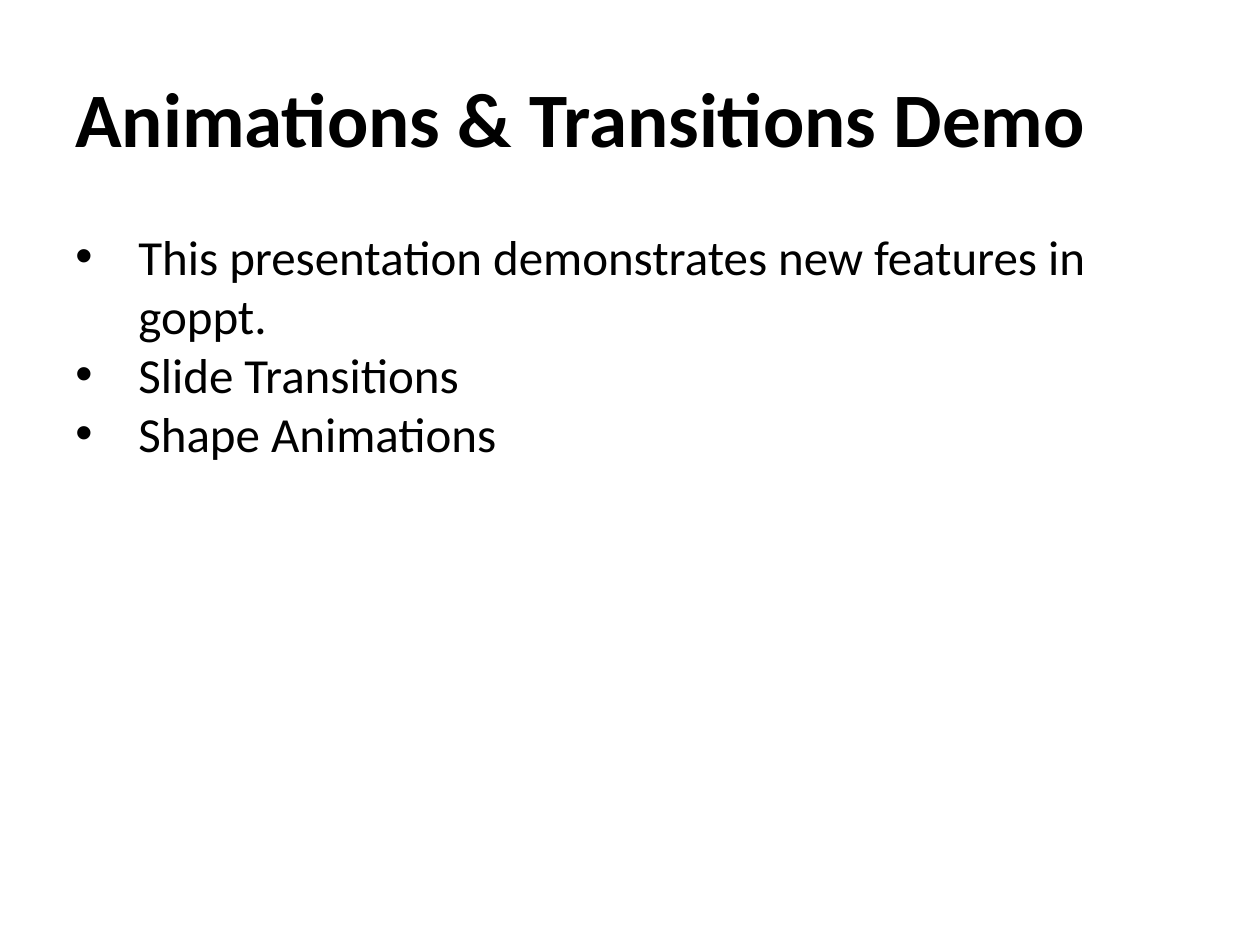
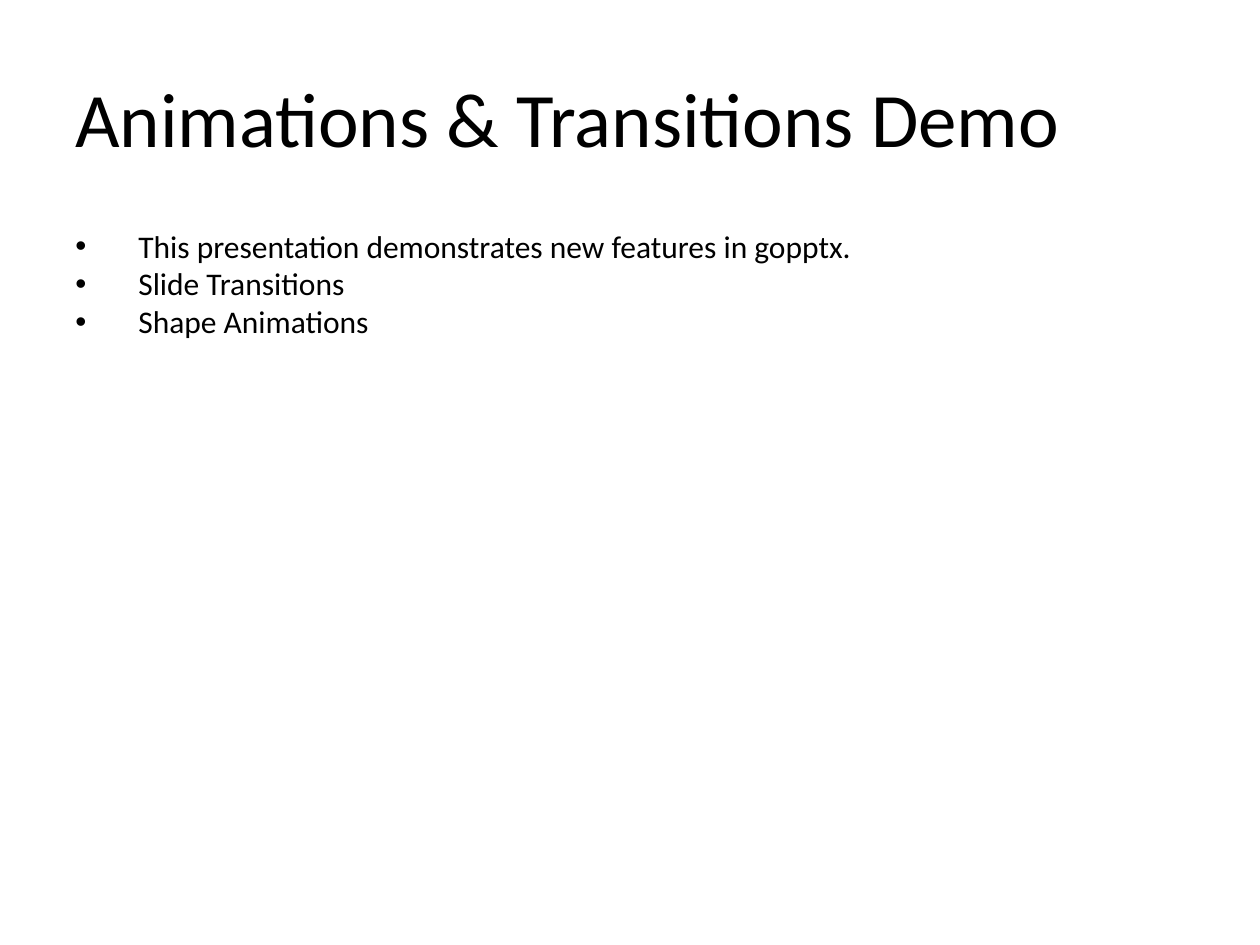
Before and after one commit to djinn-soul/gopptx, a slide deck: slide 1 of smoke_samples/animations.pptx. Drawn at 1260x945 pixels with LibreOffice and Linux fonts; fonts in the diff are those of the drawing. Boxes give left, top, right and bottom in pixels: in the first picture for what was removed or moved away, otherwise in the second. Text is boxed around its words. In the diff, an @@ line names an element or a change of style, - is before the commit and + after.

```diff
--- a/smoke_samples/animations.pptx
+++ b/smoke_samples/animations.pptx
@@ text "Animations & Transitions Demo" at [75, 93, 1059, 148]: bold off @@
@@ text at [138, 236, 850, 264]: text changed; size 28 to 18 pt @@
-• This presentation demonstrates new features in goppt.
+• This presentation demonstrates new features in gopptx.
@@ text at [138, 273, 369, 338]: size 28 to 18 pt in "Slide Transitions", "Shape Animations" @@
```
Also in this commit, not shown: 3 other slides changed, 40 other files.
